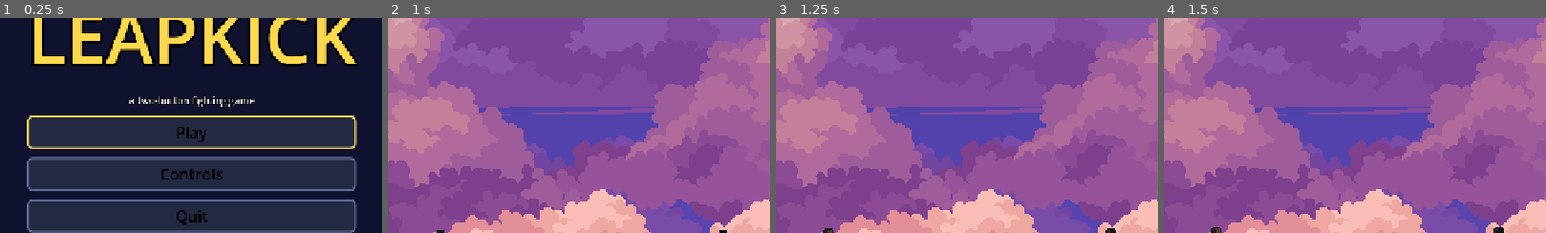
Above: before the commit, frames 1-4 (left to right).
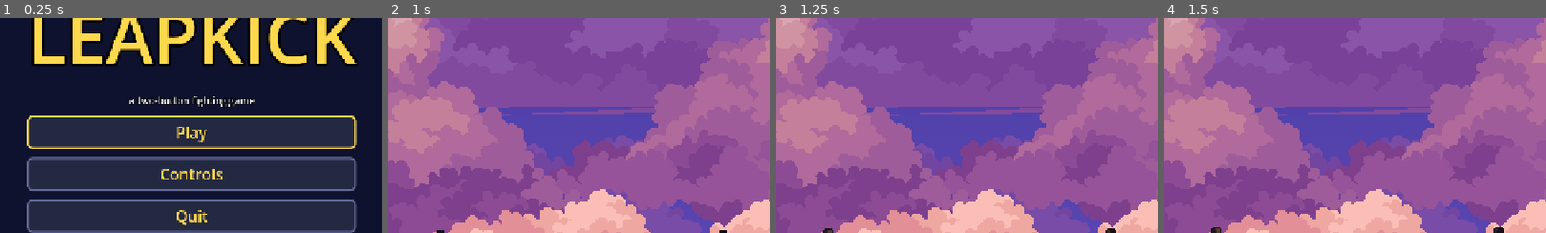
Above: after the commit, the same moments.

Repository: chunaa44/leapkick
Game: Godot game, scene res://main_menu.tscn
Same seed, same stepped clock (60 frames per second), same inputs: the game is played once before the commit and once after it.
Inputs:
- Up to frame 1 (0.25 s): no input
- Up to frame 2 (1 s): click "Play" at 0.5 s
- Up to frame 3 (1.25 s): no input
- Up to frame 4 (1.5 s): tap Enter at 1.25 s; tap 1 at 1.35 s
The pictures show only the part of the screen within x 25-75%, y 29-79%; the shares and areas given below are measured in that part.

The runs differ from the first frame. In frame 1, 0.9% of the frame differs, in the area x 42-59%, y 50-97%; in frame 2, nothing differs; in frame 3, nothing differs; in frame 4, nothing differs.

Commit message:
Fix font color.

Diff:
--- a/project.godot
+++ b/project.godot
@@ -19,6 +19,7 @@
 
 window/size/viewport_width=1280
 window/size/viewport_height=720
+window/size/mode=3
 window/stretch/mode="canvas_items"
 
 [input]
--- a/ui_theme.tres
+++ b/ui_theme.tres
@@ -71,9 +71,9 @@
 expand_margin_bottom = 14.0
 
 [resource]
-Button/colors/font_color = Color(0, 0, 0, 1)
+Button/colors/font_color = Color(1, 0.8509804, 0.3019608, 1)
 Button/colors/font_disabled_color = Color(0, 0, 0, 1)
-Button/colors/font_focus_color = Color(0, 0, 0, 1)
+Button/colors/font_focus_color = Color(1, 0.8509804, 0.3019608, 1)
 Button/colors/font_hover_color = Color(0, 0, 0, 1)
 Button/colors/font_hover_pressed_color = Color(0, 0, 0, 1)
 Button/colors/font_outline_color = Color(0, 0, 0, 1)
